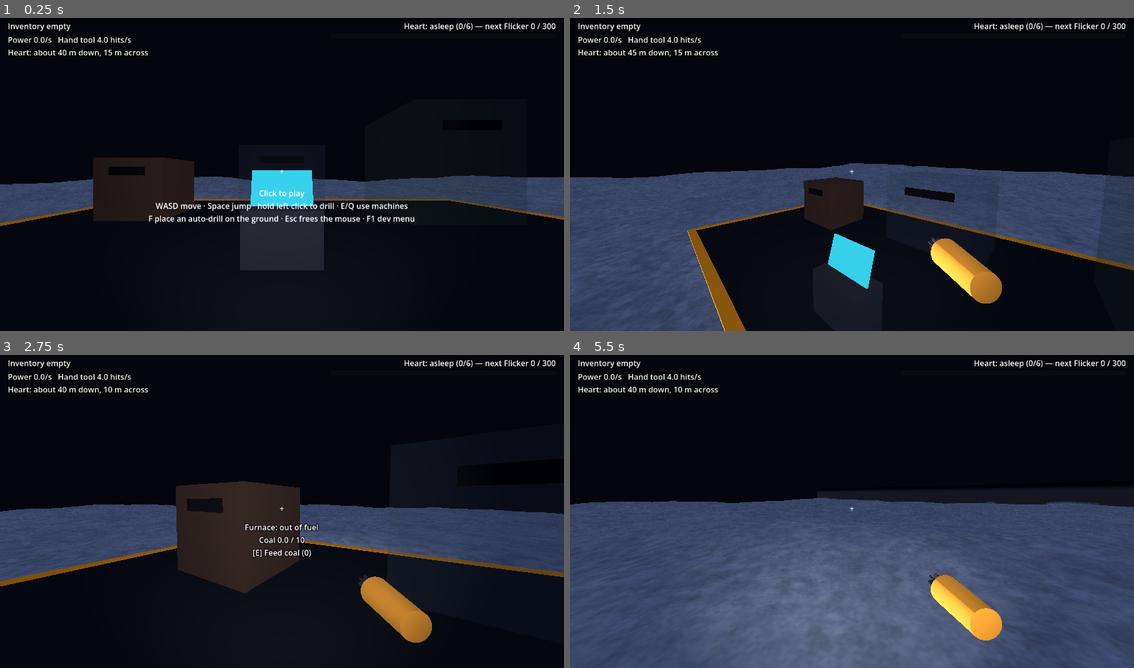
Above: before the commit, frames 1-4 (two rows, left to right).
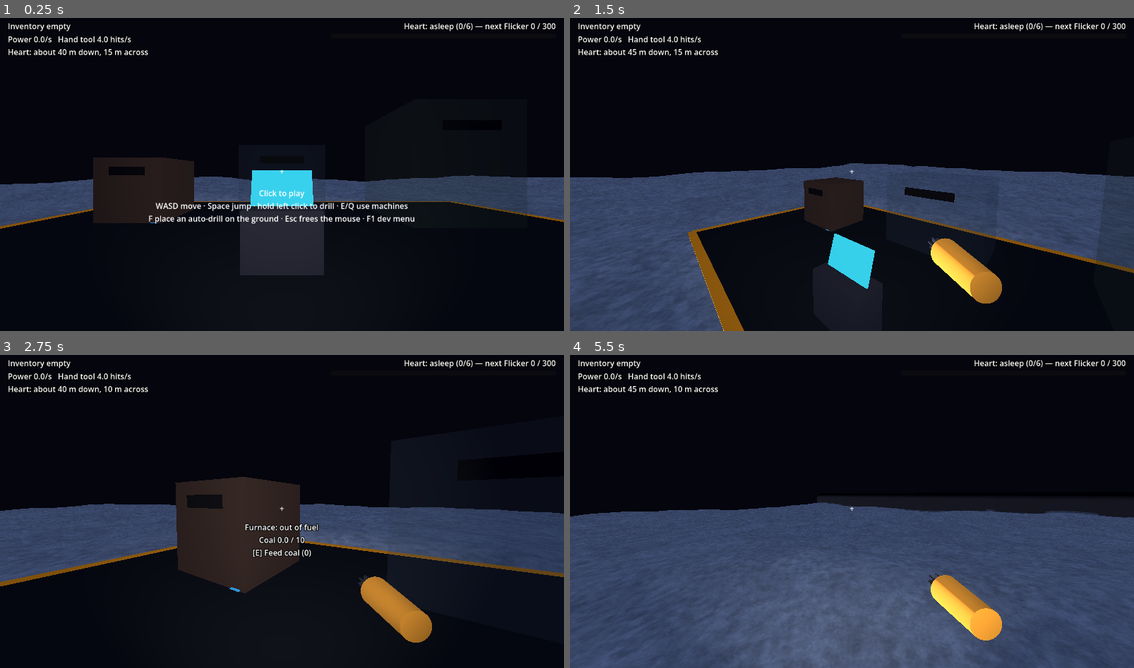
Above: after the commit, the same moments.

Repository: SneakKestrel16/Mininginc
Game: Godot game, scene res://src/main.tscn
The game is run twice, just before and just after one commit, with the same random seed, the same clock (stepped at 60 frames per second) and the same inputs.
Inputs (mouse positions are in pixels of both pictures, inside the frame that each line leads up to):
- Up to frame 1 (0.25 s): no input
- Up to frame 2 (1.5 s): tap Enter at 0.5 s; move the mouse to (976, 155) at 0.52 s; hold D 0.53-1.28 s; tap F at 0.6, 1.35 s; click (976, 155) at 0.67 s; tap Space at 0.77 s; move the mouse to (823, 174) at 1.27 s; hold W from 1.28 s (still down)
- Up to frame 3 (2.75 s): keep holding W; tap Space at 1.52 s; move the mouse to (293, 505) at 2.02 s; tap E at 2.1 s; tap F at 2.3 s
- Up to frame 4 (5.5 s): keep holding W; move the mouse to (846, 514) at 2.77 s; tap Q at 2.85 s; click (846, 514) at 2.92 s; tap Space at 3.02, 3.77, 4.52 s; tap F every 0.75 s from 3.05 to 5.3 s; move the mouse to (891, 514) at 3.52 s; hold Ctrl 3.53-4.28 s; move the mouse to (806, 505) at 4.27 s; tap L at 4.35 s; move the mouse to (857, 508) at 5.02 s; tap Tab at 5.1 s; click (857, 508) at 5.17 s

The runs differ from the first frame. In frame 1, 1.4% of the frame differs, in the area x 0-100%, y 5-83%; in frame 2, 1.4%; in frame 3, 1.0%; in frame 4, 5.2%, in the area x 0-100%, y 5-100%.

Commit message:
fix: eight bugs from a review of v0.4.0..v0.6.0
Four reviewers (world, saves, economy, runtime) each followed by a skeptic
that tried to refute every finding; all eight were confirmed by a run.

- F on the machine deck placed an auto-drill that burned hits on protected
  cells, then bored under the machines. Mine.place_drill refuses protected
  ground (auto_drill_check, seen failing on the old code).
- The deck's 15 cm lip stopped the player; it is now 16 cm thick centred
  on the ground (8 cm lip), which the 0.35 m capsule walks up.
- Autosave and window close stayed live through the launch ending, so a
  mid-flight save brought the finished run back without its Resonance.
  SaveGame.launch() now banks Resonance, deletes the run save and stops
  saving when the ending starts; new_moon() only reloads
  (save_offline_check, seen failing on the old code).
- A long inventory ran under the Heart readout; the HUD's left column
  wraps now.
- LiveReload: a failed compile left the script unusable while the log
  said the old code kept running; the old source is restored. Editing
  live_reload.gd itself crashed the engine; it now skips itself.
- Closing the F1 dev menu always handed control back, even mid-launch or
  with the console open; it restores the state from when it opened.

Probe screenshot: production/qa/evidence/review-fixes-2026-10-27/.

Diff:
--- a/src/dev/live_reload.gd
+++ b/src/dev/live_reload.gd
@@ -1,7 +1,8 @@
 ## Dev-only live reload: while the game runs from source (a debug build), scripts under
 ## res://src that change on disk are reloaded in place, keeping each object's state, so a
 ## fix shows up without restarting. Off in exported release builds. Scene and data/*.json
-## changes still need a restart: those are read once when nodes are made.
+## changes still need a restart: those are read once when nodes are made, and so do changes
+## to this script (reloading itself from inside its own _process crashes the engine).
 class_name LiveReload
 extends Node
 
@@ -34,14 +35,21 @@
 
 
 func _reload(path: String) -> void:
+	if path == get_script().resource_path:
+		return
 	var script := load(path) as GDScript
 	if script == null:
 		return
+	var old := script.source_code
 	script.source_code = FileAccess.get_file_as_string(path)
 	var result := script.reload(true)  # keep_state: running objects keep their member values
 	if result == OK:
 		print("[live reload] %s" % path)
 	else:
+		# A failed reload leaves the script unusable; put the old source back so the running
+		# objects keep working until the file compiles.
+		script.source_code = old
+		script.reload(true)
 		push_error("[live reload] %s did not compile (error %d); the old code keeps running" % [path, result])
 
 
--- a/src/mining/mine.gd
+++ b/src/mining/mine.gd
@@ -101,9 +101,10 @@
 
 
 ## Pays [member drill_cost] and places an auto-drill at cell [param at]. Returns the drill,
-## or null when the inventory falls short, there is no world, or a drill already stands there.
+## or null when the inventory falls short, there is no world, the cell is the machines'
+## protected ground, or a drill already stands there.
 func place_drill(at: Vector3i) -> AutoDrill:
-	if world == null or not can_afford(drill_cost):
+	if world == null or world.is_protected(at) or not can_afford(drill_cost):
 		return null
 	for drill in drills:
 		if drill.column == Vector2i(at.x, at.z):
--- a/src/save/save_game.gd
+++ b/src/save/save_game.gd
@@ -73,10 +73,13 @@
 	return maxi(int(data.get("resonance", 0)), 0) if data is Dictionary else 0
 
 
-## Ends the run after a launch (brief: Milestone 7 item 34): banks one point of Resonance,
-## deletes the run save, and starts a new moon on a fresh seed. The save goes before the
-## reload, so a crash mid-reset cannot bring the finished run back.
-func new_moon() -> void:
+## Ends the run the moment the Heart launches (brief: Milestone 7 item 34): banks one point
+## of Resonance, deletes the run save, and stops all saving. Called when the ending starts,
+## not when it ends, so closing the game mid-ending can neither bring the finished run back
+## nor lose the point. Safe to call twice.
+func launch() -> void:
+	if _launched:
+		return
 	_launched = true
 	var file := FileAccess.open(resonance_path(), FileAccess.WRITE)
 	if file == null:
@@ -85,6 +88,11 @@
 	file.store_string(JSON.stringify({ "resonance": economy.resonance + 1 }))
 	file.close()
 	DirAccess.remove_absolute(save_path)
+
+
+## Starts a new moon on a fresh seed after the ending.
+func new_moon() -> void:
+	launch()
 	get_tree().reload_current_scene()
 
 
--- a/src/ui/dev_menu.gd
+++ b/src/ui/dev_menu.gd
@@ -16,6 +16,10 @@
 var _stage: SpinBox
 var _fly: CheckButton
 var _status: Label
+# The player's control state when the menu opened, put back when it closes: the launch or
+# the console overlay may have taken control first.
+var _was_on := false
+var _was_blocked := false
 
 
 func _ready() -> void:
@@ -60,9 +64,12 @@
 
 func _unhandled_input(event: InputEvent) -> void:
 	if event is InputEventKey and event.pressed and not event.echo and event.physical_keycode == KEY_F1:
+		if not visible:
+			_was_on = player.controls_enabled
+			_was_blocked = player.hint_blocked
 		visible = not visible
-		player.hint_blocked = visible
-		player.set_controls(not visible)
+		player.hint_blocked = true if visible else _was_blocked
+		player.set_controls(false if visible else _was_on)
 		get_viewport().set_input_as_handled()
 
 
--- a/src/ui/ending.gd
+++ b/src/ui/ending.gd
@@ -43,6 +43,7 @@
 func play() -> void:
 	if visible:
 		return
+	save_game.launch()  # the run is over now: bank Resonance and stop saving
 	visible = true
 	player.hint_blocked = true
 	player.set_controls(false)
--- a/src/ui/hud.tscn
+++ b/src/ui/hud.tscn
@@ -5,21 +5,22 @@
 [node name="Hud" type="CanvasLayer"]
 script = ExtResource("1_hud")
 
-[node name="Inventory" type="Label" parent="."]
-unique_name_in_owner = true
+[node name="LeftBox" type="VBoxContainer" parent="."]
 offset_left = 16.0
 offset_top = 12.0
-offset_right = 616.0
-offset_bottom = 40.0
+offset_right = 576.0
+offset_bottom = 68.0
+
+[node name="Inventory" type="Label" parent="LeftBox"]
+unique_name_in_owner = true
+layout_mode = 2
 theme_override_colors/font_outline_color = Color(0, 0, 0, 1)
 theme_override_constants/outline_size = 6
+autowrap_mode = 3
 
-[node name="Power" type="Label" parent="."]
+[node name="Power" type="Label" parent="LeftBox"]
 unique_name_in_owner = true
-offset_left = 16.0
-offset_top = 40.0
-offset_right = 316.0
-offset_bottom = 68.0
+layout_mode = 2
 theme_override_colors/font_outline_color = Color(0, 0, 0, 1)
 theme_override_constants/outline_size = 6
 
--- a/src/world/voxel_world.gd
+++ b/src/world/voxel_world.gd
@@ -309,7 +309,9 @@
 func _add_platform(low: Vector3, high: Vector3) -> void:
 	var deck := MeshInstance3D.new()
 	deck.name = "Platform"
-	var size := Vector3(high.x - low.x, 0.3, high.z - low.z)
+	# 16 cm thick, centred on the ground: an 8 cm lip the player walks up without jumping
+	# (a CharacterBody3D capsule of radius 0.35 takes lips under about 10 cm as floor).
+	var size := Vector3(high.x - low.x, 0.16, high.z - low.z)
 	deck.mesh = BoxMesh.new()
 	deck.mesh.size = size
 	deck.position = Vector3((low.x + high.x) / 2.0, 1.0, (low.z + high.z) / 2.0)
@@ -324,8 +326,8 @@
 	trim.emission_enabled = true
 	trim.emission = Color(0.95, 0.55, 0.1)
 	trim.emission_energy_multiplier = 0.4
-	for edge in [[Vector3(size.x, 0.05, 0.25), Vector3(0, 0.16, size.z / 2.0)], [Vector3(size.x, 0.05, 0.25), Vector3(0, 0.16, -size.z / 2.0)],
-			[Vector3(0.25, 0.05, size.z), Vector3(size.x / 2.0, 0.16, 0)], [Vector3(0.25, 0.05, size.z), Vector3(-size.x / 2.0, 0.16, 0)]]:
+	for edge in [[Vector3(size.x, 0.02, 0.25), Vector3(0, 0.09, size.z / 2.0)], [Vector3(size.x, 0.02, 0.25), Vector3(0, 0.09, -size.z / 2.0)],
+			[Vector3(0.25, 0.02, size.z), Vector3(size.x / 2.0, 0.09, 0)], [Vector3(0.25, 0.02, size.z), Vector3(-size.x / 2.0, 0.09, 0)]]:
 		var stripe := MeshInstance3D.new()
 		stripe.mesh = BoxMesh.new()
 		stripe.mesh.size = edge[0]
--- a/tests/integration/heartwake/save_offline_check.gd
+++ b/tests/integration/heartwake/save_offline_check.gd
@@ -138,6 +138,17 @@
 	c.economy.furnace.fuel = 5
 	c.economy._tick(1.0)
 	failures += _check(is_equal_approx(c.economy.power_per_second, plain * (1.0 + 2 * c.economy.resonance_power_bonus)), "Resonance makes every generator stronger (%.1f vs %.1f)" % [c.economy.power_per_second, plain])
+	# Launching ends the run at once: Resonance banked, the run save gone, saving stopped.
+	saver.save_game()
+	saver.launch()
+	var banked = JSON.parse_string(FileAccess.get_file_as_string(saver.resonance_path()))
+	saver.save_game()
+	failures += _check(banked is Dictionary and int(banked["resonance"]) == c.economy.resonance + 1
+			and not FileAccess.file_exists(path), "launching banks Resonance, deletes the run save, and stops saving")
+	saver.launch()
+	banked = JSON.parse_string(FileAccess.get_file_as_string(saver.resonance_path()))
+	failures += _check(int(banked["resonance"]) == c.economy.resonance + 1, "launching twice banks one point, not two")
+	DirAccess.remove_absolute(saver.resonance_path())
 	saver.free()
 
 	print("save_offline_check: %s" % ("PASS" if failures == 0 else "%d FAILED" % failures))
--- a/tests/unit/heartwake/auto_drill_check.gd
+++ b/tests/unit/heartwake/auto_drill_check.gd
@@ -17,6 +17,8 @@
 	var first := a.place_drill(Vector3i(20, 0, 20))
 	failures += _check(first != null and a.ores["iron_plate"] == a.drill_cost["iron_plate"] and a.place_drill(Vector3i(20, 0, 20)) == null,
 			"placing costs its parts; one drill per column")
+	failures += _check(a.place_drill(Vector3i(64, 0, 60)) == null and a.can_afford(a.drill_cost),
+			"no drill on the machines' protected ground, and nothing is paid")
 	var second := a.place_drill(Vector3i(30, 0, 30))
 	failures += _check(a.hand_share(6.0) == 2.0, "two drills: the hand tool takes one share of three")
 	a.dig(40.0)
Binary file added: production/qa/evidence/review-fixes-2026-10-27/deck-and-hud.png
